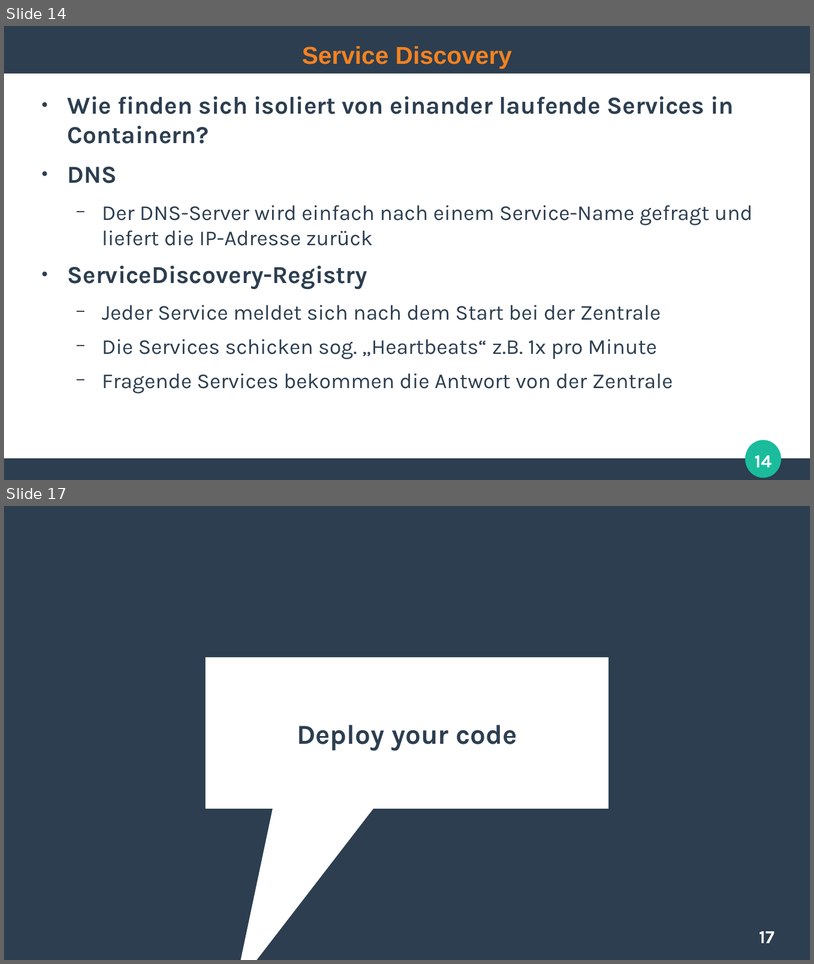
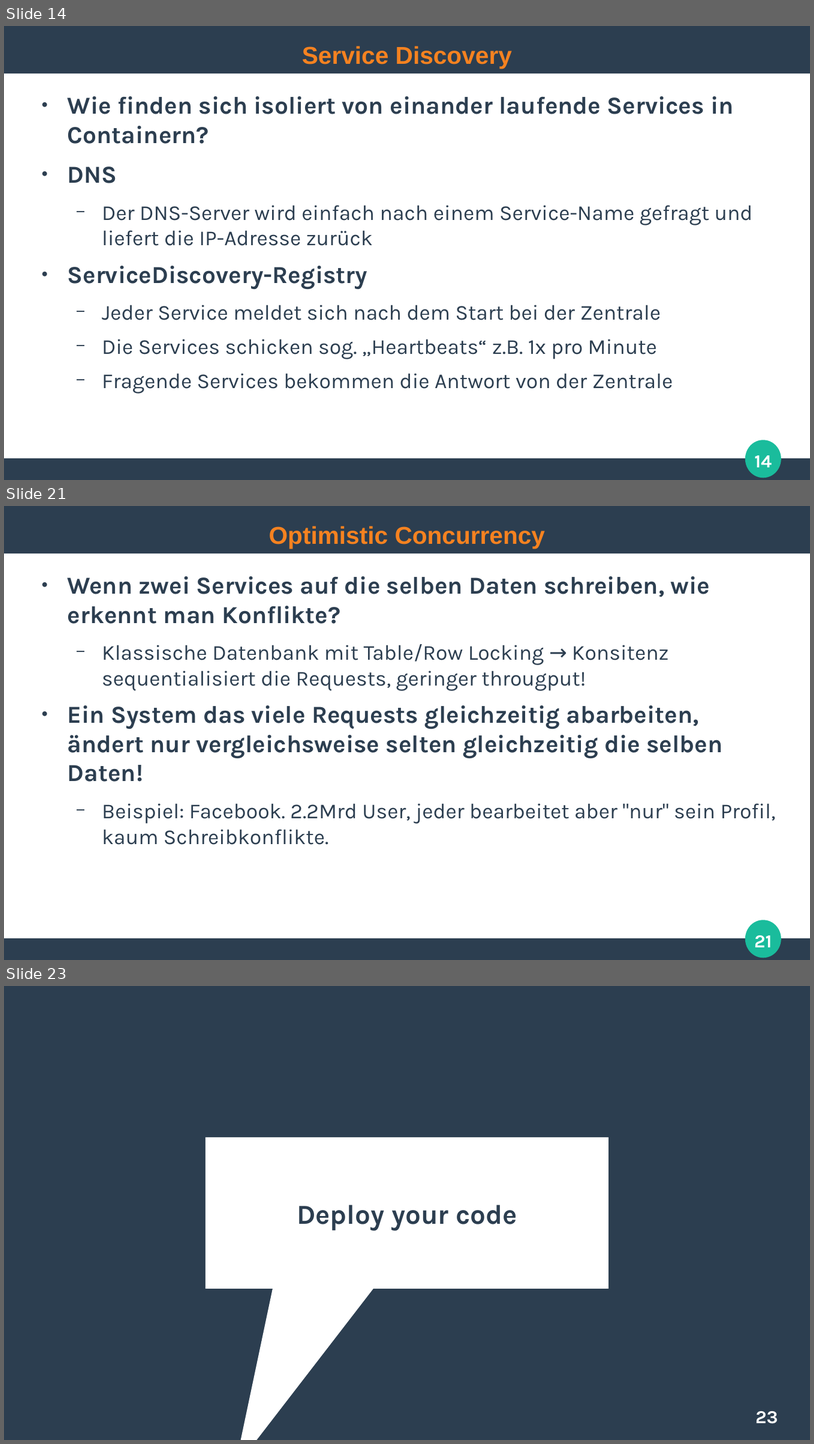
Before and after one commit to ghandmann/HS-AlbSig-WebAnwendungen2, a slide deck: Kapitel/10_Microservice_Architecture.odp. Shown one above the other, each under a label of ours: slides 14 and 17 before the commit, slides 14, 21 and 23 after it; the slides between them are not shown. The pictures are 814x964 and 814x1444 pixels, drawn with LibreOffice and Linux fonts; fonts in the diff are those of the drawing. Boxes give left, top, right and bottom in pixels: in the first picture for what was removed or moved away, otherwise in the second. Text is boxed around its words. In the diff, an @@ line names an element or a change of style, - is before the commit and + after.

```diff
--- a/Kapitel/10_Microservice_Architecture.odp
+++ b/Kapitel/10_Microservice_Architecture.odp
@@ slide 21 added at (4, 506, 810, 960), background #FFFFFF; not listed: 3 template elements that a slide beside it also shows @@
@@ title added at (269, 526, 546, 549), 24 pt, text #F58220, bold @@
+Optimistic Concurrency
@@ text added at (68, 576, 776, 844), 21 pt, text #2C3E50 @@
+● Wenn zwei Services auf die selben Daten schreiben, wie erkennt man Konflikte?
+  − Klassische Datenbank mit Table/Row Locking → Konsitenz sequentialisiert die Requests, geringer througput!
+● Ein System das viele Requests gleichzeitig abarbeiten, ändert nur vergleichsweise selten gleichzeitig die selben Daten!
+  − Beispiel: Facebook. 2.2Mrd User, jeder bearbeitet aber "nur" sein Profil, kaum Schreibkonflikte.
@@ page number added at (755, 935, 772, 947), 18 pt, text #FFFFFF, bold @@
+21
@@ what was slide 17 is now slide 23 @@
@@ page number at (756, 1411, 778, 1423): text changed @@
-17
+23
```
Also in this commit, not shown: 5 slides changed, 6 other slides added, 1 other file.
